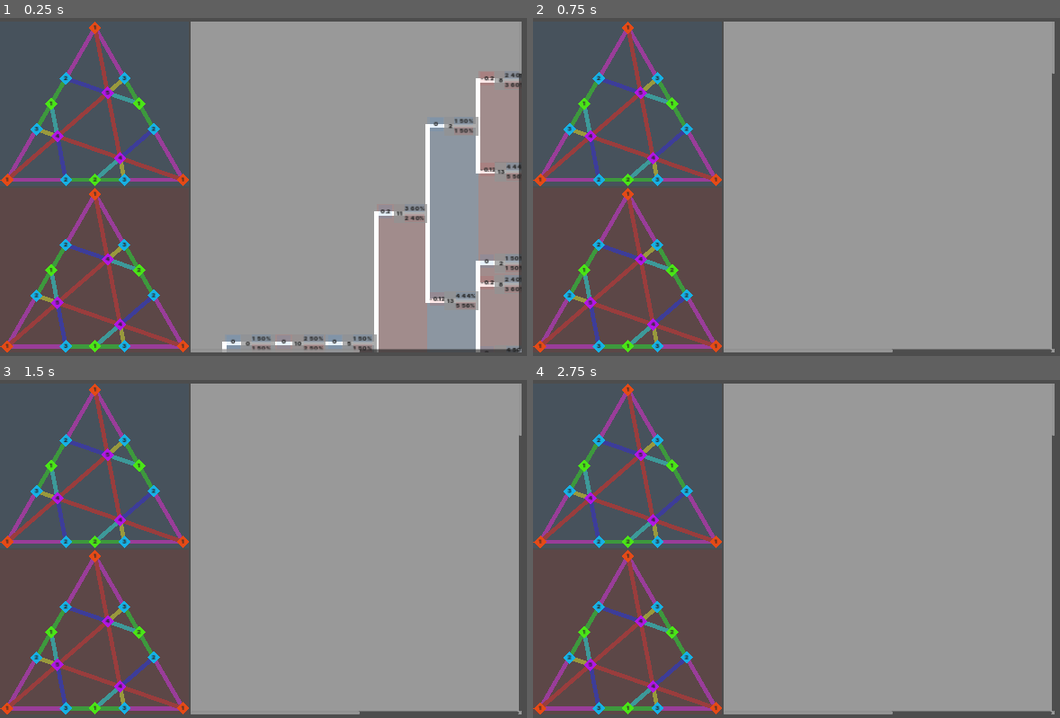
Above: before the commit, frames 1-4 (two rows, left to right).
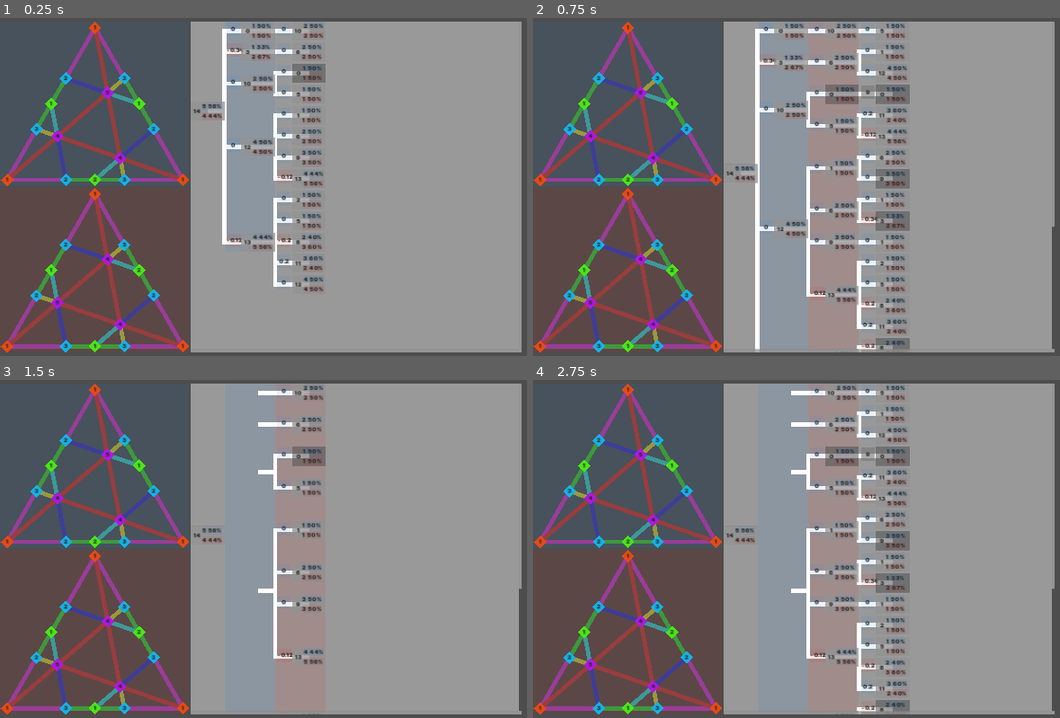
Above: after the commit, the same moments.

Repository: Pe3Hu/whakatuma
Game: Godot game, scene res://scene/0/world.tscn
Two runs of this game, one before a commit and one after it. Both use one fixed random seed, a clock stepped at 60 frames per second and the inputs below.
Inputs:
- Up to frame 1 (0.25 s): no input
- Up to frame 2 (0.75 s): tap Enter at 0.5 s; hold D from 0.53 s (still down)
- Up to frame 3 (1.5 s): tap Space at 0.77, 1.25 s; release D at 1.28 s; hold A from 1.28 s (still down)
- Up to frame 4 (2.75 s): tap Space at 1.52 s; tap Enter at 2 s; release A at 2.03 s; hold D from 2.03 s (still down)

The runs differ from the first frame. In frame 1, 7.3% of the frame differs, in the area x 36-99%, y 1-99%; in frame 2, 7.3%; in frame 3, 2.5%; in frame 4, 6.0%.
Error after the commit: Invalid access to property or key 'prize' on a base object of type 'Nil'. (res://scene/3/ramification.gd:116)

Commit message:
version 0.0023
1. Graph, Iteration, Ramification, Branch resources added

Diff:
--- a/resource/disposition_resource.gd
+++ b/resource/disposition_resource.gd
@@ -19,7 +19,6 @@
 
 
 func roll_indexs() -> void:
-	#var _i = 0
 	powers.sort_custom(func(a, b): return a < b)
 
 	for segment in segments.size():
--- /dev/null
+++ b/resource/graph/branch_resource.gd
@@ -0,0 +1,28 @@
+class_name BranchResource extends Resource
+
+
+@export var graph: GraphResource
+@export var ramifications: Array:
+	set(ramifications_):
+		ramifications = ramifications_
+
+		if !ramifications[0].is_root:
+			calc_prize()
+	get:
+		return ramifications
+
+var prize: float = 0
+var is_swallowed: bool = false
+
+func calc_prize() -> void:
+	prize = 0
+	var ramification = ramifications[1]
+
+	for order in Global.arr.order:
+		var proportion = ramification.get(order + "_proportion")
+
+		match order:
+			"second":
+				proportion *= -1
+
+		prize += proportion
--- /dev/null
+++ b/resource/graph/graph_resource.gd
@@ -0,0 +1,100 @@
+class_name GraphResource extends Resource
+
+
+var iterations: Array[IterationResource]
+var ramifications: Array[RamificationResource]
+var branchs: Array[BranchResource]
+
+var cols = {}
+var origin: int
+var grid: Vector2i
+var obstacles: Array
+var dispositions: Dictionary
+
+
+func set_obstacles(obstacles_: Array) -> GraphResource:
+	obstacles = obstacles_
+	return self
+
+func set_origin(origin_: int) -> GraphResource:
+	origin = origin_
+	return self
+
+func set_dispositions(dispositions_: Dictionary) -> GraphResource:
+	dispositions = dispositions_
+	return self
+
+func init() -> void:
+	add_origin_branch()
+	pass
+
+func add_origin_branch() -> void:
+	add_ramification(-1, null)
+	var a = cols[grid.x].ramifications.front()
+	grid.y = 0
+	grid.x += 1
+	add_ramification(origin, a)
+	var b = cols[grid.x].ramifications.front()
+	pass
+
+func add_ramification(platform_: int, parent_: RamificationResource) -> void:
+	if !cols.has(grid.x):
+		add_iteration(grid.x)
+
+	var ramification = RamificationResource.new()
+	ramification.graph = self
+	ramification.grid = Vector2i(grid)
+	var parents: Array[RamificationResource]
+
+	if parent_ != null:
+		parents.append_array(parent_.parents)
+		parents.append(parent_)
+		ramification.platforms.append_array(parent_.platforms)
+
+	if platform_ != -1:
+		ramification.platforms.append(platform_)
+
+	ramification.parents = parents
+
+	ramifications.append(ramification)
+	cols[grid.x].add_ramification(ramification)
+	grid.y += 1
+
+func add_branch(a_: RamificationResource, b_: RamificationResource) -> void:
+	var branch = BranchResource.new()
+	branch.graph = self
+	branch.ramifications = [a_, b_]
+	branchs.append(branch)
+	a_.branchs[branch] = b_
+	b_.branchs[branch] = a_
+	a_.childs.append(b_)
+
+func add_iteration(col_: int) -> void:
+	var iteration = IterationResource.new()
+	iteration.graph = self
+	iteration.col = col_
+	iterations.append(iteration)
+
+func next_iteration() -> void:
+	var last_col = cols.keys().back()
+	var iteration = cols[last_col]
+
+	var all_roots = true
+
+	for ramification in iteration.ramifications:
+		if !ramification.is_root:
+			all_roots = false
+			break
+
+	if !all_roots:
+		grid.x += 1
+		grid.y = 0
+
+		for ramification in iteration.ramifications:
+			if !ramification.is_root:
+				var indexs = ramification.get_next_platform_indexs().filter(func (a): return !obstacles.has(a))
+
+				for index in indexs:
+					add_ramification(index, ramification)
+			else:
+				add_ramification(ramification.platform_index, ramification)
--- /dev/null
+++ b/resource/graph/iteration_resource.gd
@@ -0,0 +1,25 @@
+class_name IterationResource extends Resource
+
+
+@export var graph: GraphResource
+@export_enum("second", "first") var order: String
+@export var col: int:
+	set(col_):
+		col = col_
+		graph.cols[col] = self
+
+		match col % 2:
+			0:
+				order = "second"
+			1:
+				order = "first"
+	get:
+		return col
+
+var branchs: Array[BranchResource]
+var ramifications: Array[RamificationResource]
+
+
+func add_ramification(ramification_: RamificationResource) -> void:
+	ramifications.append(ramification_)
+	ramification_.iteration = self
--- /dev/null
+++ b/resource/graph/ramification_resource.gd
@@ -0,0 +1,41 @@
+class_name RamificationResource extends Resource
+
+
+@export var graph: GraphResource
+@export var iteration: IterationResource
+@export var parents: Array[RamificationResource]:
+	set(parents_):
+		parents = parents_
+
+		if !parents.is_empty():
+			graph.add_branch(parents.back(), self)
+
+			if parents.back().is_root:
+				is_root = true
+				is_clone = true
+			else:
+				var unvisited_platforms = get_next_platform_indexs()
+
+				if unvisited_platforms.is_empty():
+					is_root = true
+	get:
+		return parents
+
+var platforms: Array
+var childs: Array[RamificationResource]
+var branchs: Dictionary
+var grid: Vector2i
+
+var first_power: int
+var second_power: int
+var sum_power: int
+var first_proportion: int
+var second_proportion: int
+
+var is_root: bool = false
+var is_swallowed: bool = false
+var is_clone: bool = false
+
+
+func get_next_platform_indexs() -> Array:
+	return Global.dict.platform.index[platforms.back()].platforms.filter(func (a): return !platforms.has(a)).filter(func (a): return !graph.obstacles.has(a))
--- a/scene/2/judge.gd
+++ b/scene/2/judge.gd
@@ -20,17 +20,27 @@
 
 
 func roll_root() -> void:
+	var dispositions = {}
+
+	for order in Global.arr.order:
+		var club = get(order)
+		dispositions[order] = club.dancefloor.resource
+
+	var obstacles = [4, 7]
 	var opitons = [14]
 	var index = opitons.pick_random()
+
+	graph.resource = GraphResource.new()
+	graph.resource.set_dispositions(dispositions).set_obstacles(obstacles).set_origin(index).init()
 	graph.add_ramification(index, null)
 
-	for _i in 15:
+	for _i in 2:
 		graph.next_iteration()
 
 	align_graph()
 	final_clean()
 	#get_all_roots()
-	swallow_iterations()
+	#swallow_iterations()
 
 func align_graph() -> void:
 	var flag = false
--- a/scene/3/branch.gd
+++ b/scene/3/branch.gd
@@ -28,8 +28,6 @@
 		branchPrize.init_labels_text()
 	get:
 		return prize
-
-var index: int
 @export var is_swallowed: bool = false:
 	set(is_swallowed_):
 		is_swallowed = is_swallowed_
@@ -37,6 +35,7 @@
 	get:
 		return is_swallowed
 
+var index: int
 
 func update_vertexs() -> void:
 	var step = 2
--- a/scene/3/graph.gd
+++ b/scene/3/graph.gd
@@ -1,6 +1,7 @@
 class_name Graph extends Node2D
 
 
+@export var resource: GraphResource
 @export var judge: Judge
 @export var ramifications: Node2D
 @export var branchs: Node2D
--- a/scene/3/iteration.gd
+++ b/scene/3/iteration.gd
@@ -2,8 +2,6 @@
 
 
 @export var graph: Graph
-@export var branchs: Array[Branch]
-@export var ramifications: Array[Ramification]
 @export var col: int:
 	set(col_):
 		col = col_
@@ -24,8 +22,11 @@
 	get:
 		return order
 
+var branchs: Array[Branch]
+var ramifications: Array[Ramification]
 var min_y
 var max_y
+
 
 func add_ramification(ramification_: Ramification) -> void:
 	ramifications.append(ramification_)
--- a/scene/3/ramification.gd
+++ b/scene/3/ramification.gd
@@ -63,14 +63,14 @@
 		return is_swallowed
 
 var iteration: Iteration
+var platforms: Array
+var visited_platforms: Array
+var unvisited_platforms: Array
+var next_ramifications: Array[Ramification]
+var branchs: Dictionary
 var grid: Vector2i
 var index: int
-var platforms: Array
 var powers: int = 0
-var visited_platforms = []
-var unvisited_platforms = []
-var branchs: Dictionary
-var next_ramifications: Array[Ramification]
 var is_clone: bool = false
 
 
